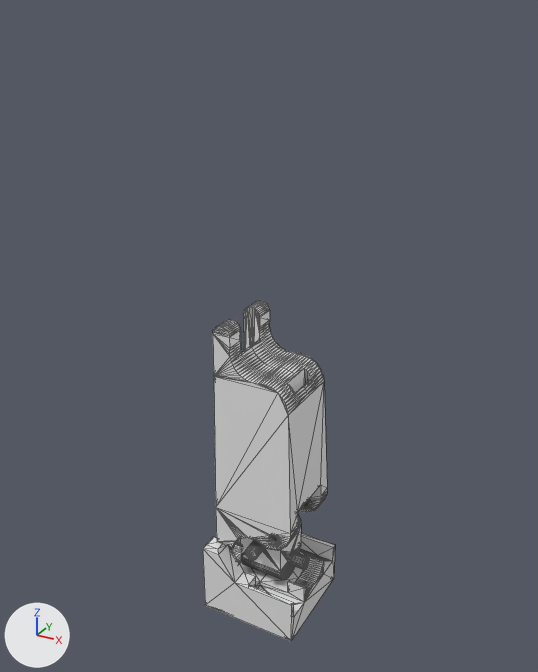
The Blender file ControlFile.blend, before and after one commit.
Before and after are seen from a 50 mm camera at (6.49, -11.89, 12.44) aimed at (-0.12, 0.13, 6.43). Lighting does not change. The marker at lower left points along +X, +Y and +Z. The picture after the commit comes second. Mesh edges are drawn as thin lines.

The first picture shows 'Ball Joint v16', 'Base v21', 'Proximal Phalanx v41'.
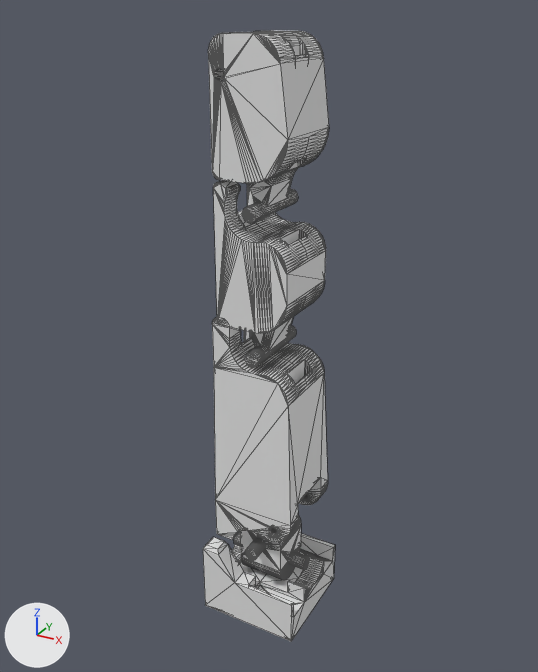
Boxes [x1, y1, x2, y2] around the edits, measured in the pictures (538 x 672 px):
'Proximal Phalanx v41', moved: before [213, 301, 327, 550]; after [212, 317, 328, 542]
'Distal Phalanx v9', added: after [208, 30, 329, 223]
'Intermediate Phalanx', added: after [213, 180, 326, 367]

Diff of the bpy script that builds the scene:
```diff
--- a/ControlFile.blend.py
+++ b/ControlFile.blend.py
@@ me_distal_phalanx_v9 @@
+me_distal_phalanx_v9.from_pydata(...)  # 605 vertices, 1222 faces; spans x -0.75..0.75, y -0.8..0.8, z -0.12..2.98
@@ me_intermediate_phalanx @@
+me_intermediate_phalanx.from_pydata(...)  # 452 vertices, 912 faces; spans x -0.8..0.8, y -0.75..0.75, z -0.14..3.33
@@ ob_proximal_phalanx_v41 @@
 ob_proximal_phalanx_v41 = bpy.data.objects.new('Proximal Phalanx v41', me_proximal_phalanx_v41)
-ob_proximal_phalanx_v41.location = (0.0, 0.0, 1.75)
+ob_proximal_phalanx_v41.location = (0.0, 0.0, 1.95)
 ob_proximal_phalanx_v41.rotation_euler = (0.0, 0.0, -1.571)  # degrees (0, 0, -90)
@@ ob_distal_phalanx_v9 @@
+ob_distal_phalanx_v9 = bpy.data.objects.new('Distal Phalanx v9', me_distal_phalanx_v9)
+ob_distal_phalanx_v9.location = (0.0, -0.01, 9.1)
+ob_distal_phalanx_v9.rotation_euler = (0.00111, 0.000111, -0.00361)  # degrees (0.1, 0, -0.2)
@@ ob_intermediate_phalanx @@
+ob_intermediate_phalanx = bpy.data.objects.new('Intermediate Phalanx', me_intermediate_phalanx)
+ob_intermediate_phalanx.location = (0.0, 0.0, 6.3)
+ob_intermediate_phalanx.rotation_euler = (0.00121, 0.000117, 1.564)  # degrees (0.1, 0, 90)
```
